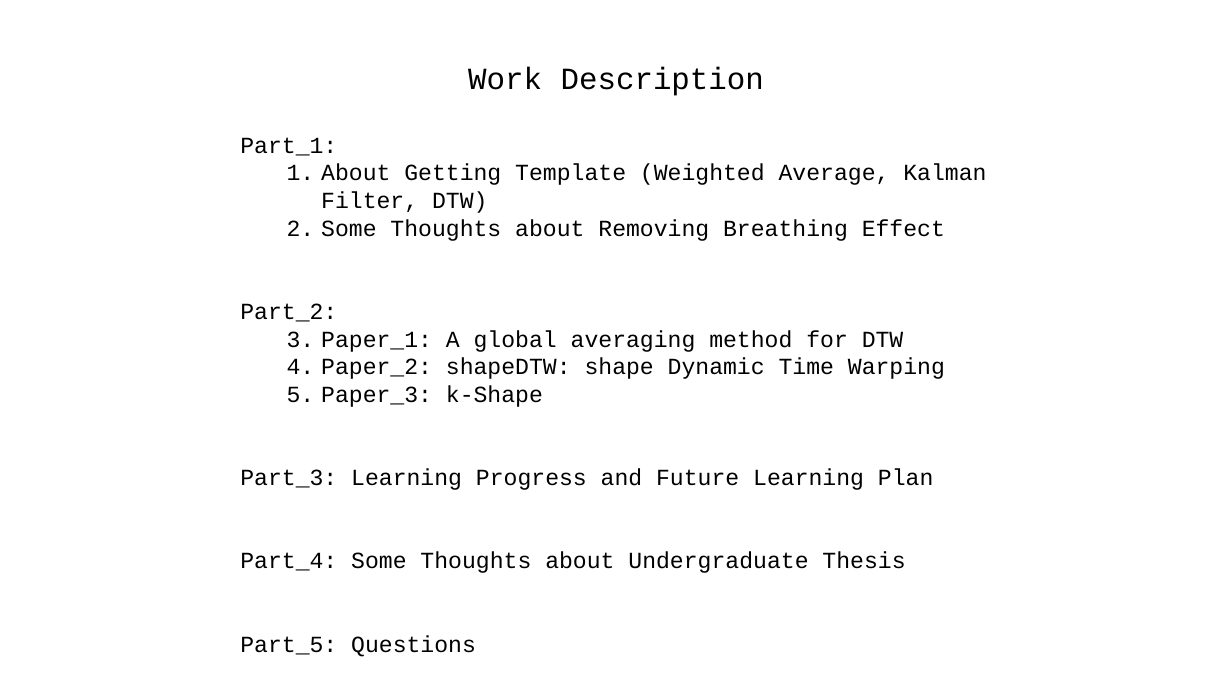
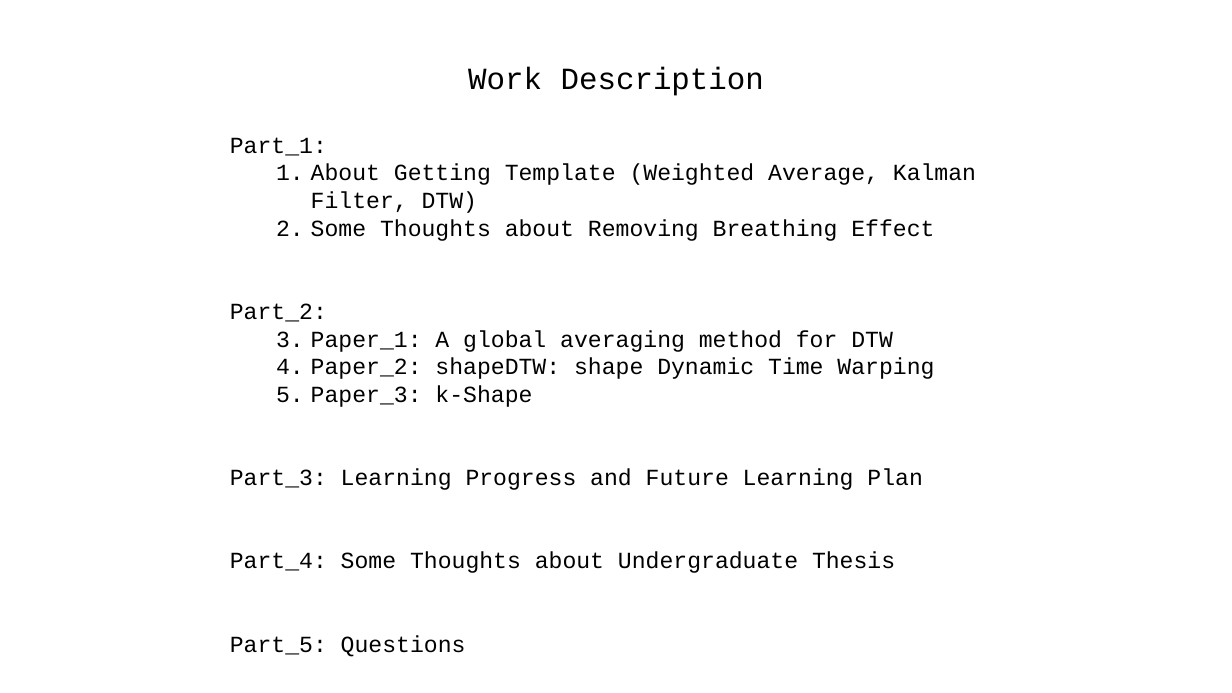
Before and after one commit to A-Big-Tortoise/Presentation, a slide deck: slide 2 of Presentation_1106_JiayuChen.pptx. Drawn at 1232x693 pixels with LibreOffice and Linux fonts; fonts in the diff are those of the drawing. Boxes give left, top, right and bottom in pixels: in the first picture for what was removed or moved away, otherwise in the second. Text is boxed around its words. In the diff, an @@ line names an element or a change of style, - is before the commit and + after.

```diff
--- a/Presentation_1106_JiayuChen.pptx
+++ b/Presentation_1106_JiayuChen.pptx
@@ text "Part_1:": place and size @@
-text "Part_1:" at (240,137,986,573)
+text "Part_1:" at (230,137,976,573)
```
Also in this commit, not shown: 4 other slides changed, 3 slides added, 1 slide removed.
